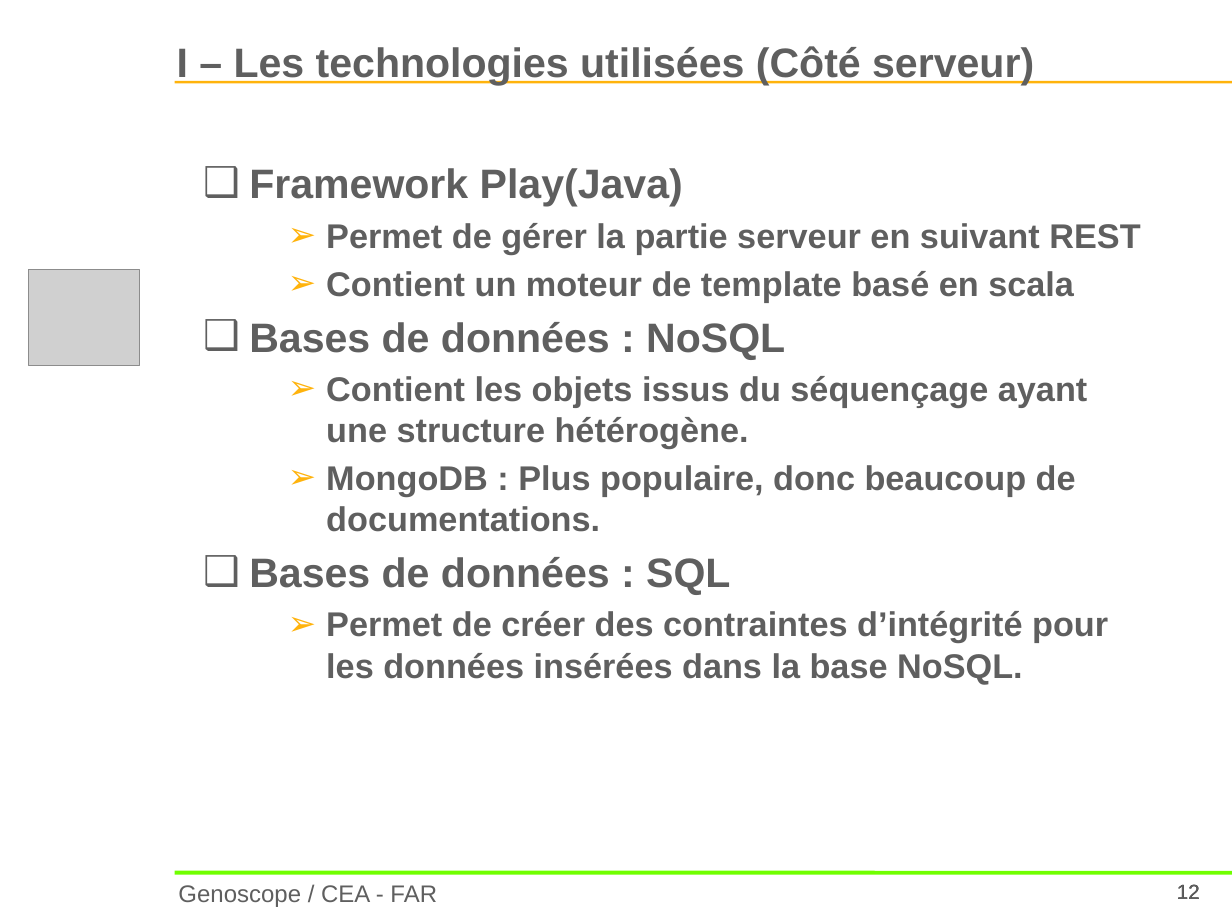
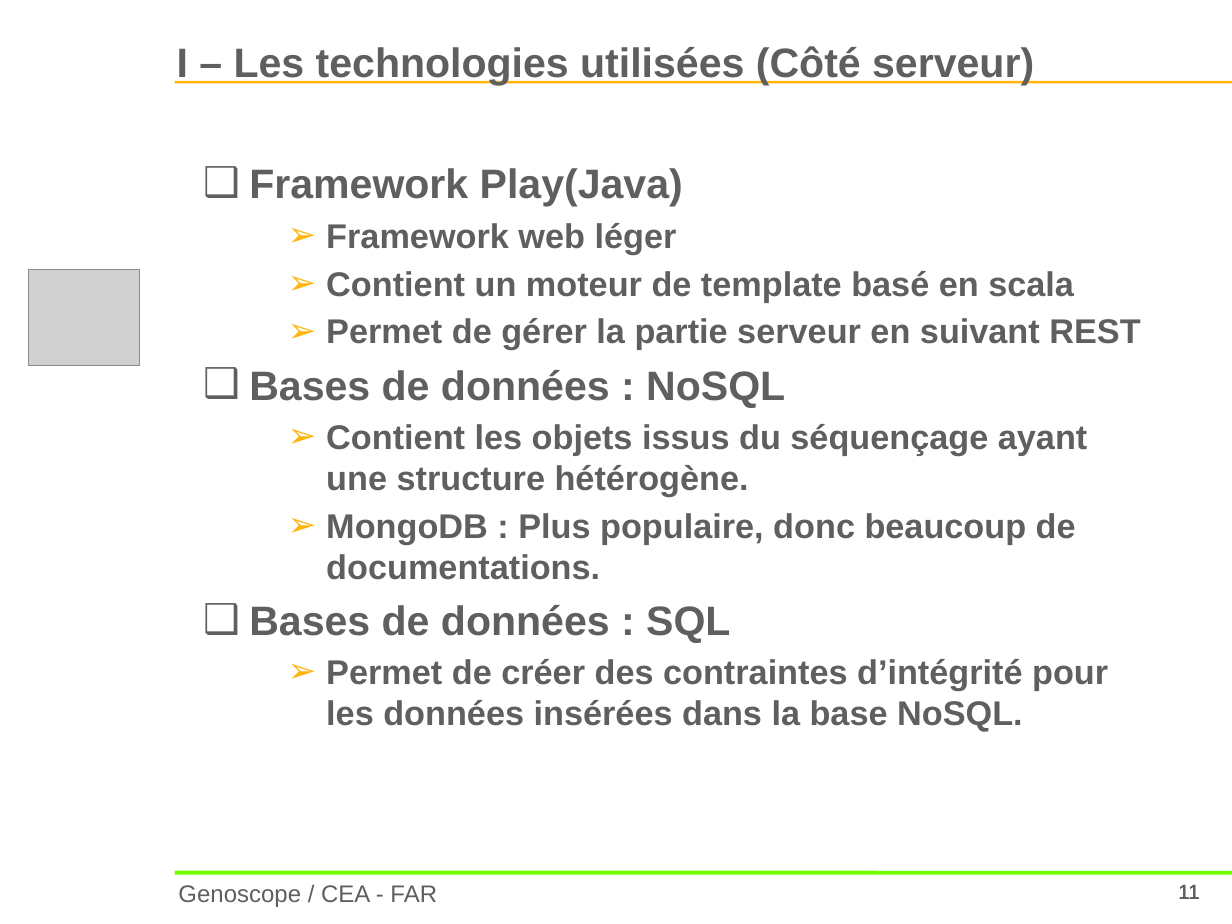
Before and after one commit to CyrilKeil/rapportAlternance20142015, a slide deck: slide 11 of PPTOral.pptx (slide 12 before the commit). Drawn at 1232x924 pixels with LibreOffice and Linux fonts; fonts in the diff are those of the drawing; grey boxes stand for pictures; background and template pictures are left out. Boxes give left, top, right and bottom in pixels: in the first picture for what was removed or moved away, otherwise in the second. Text is boxed around its words. In the diff, an @@ line names an element or a change of style, - is before the commit and + after.

```diff
--- a/PPTOral.pptx
+++ b/PPTOral.pptx
@@ text at [326, 223, 1074, 302]: paragraphs added @@
+  ➢ Framework web léger
+  ➢ Contient un moteur de template basé en scala
@@ page number at [1115, 872, 1212, 915]: text changed @@
-12
+11
@@ page number at [1178, 884, 1199, 899]: text changed @@
-12
+11
```
Also in this commit, not shown: 15 other slides changed, 4 slides added, 1 other file.
